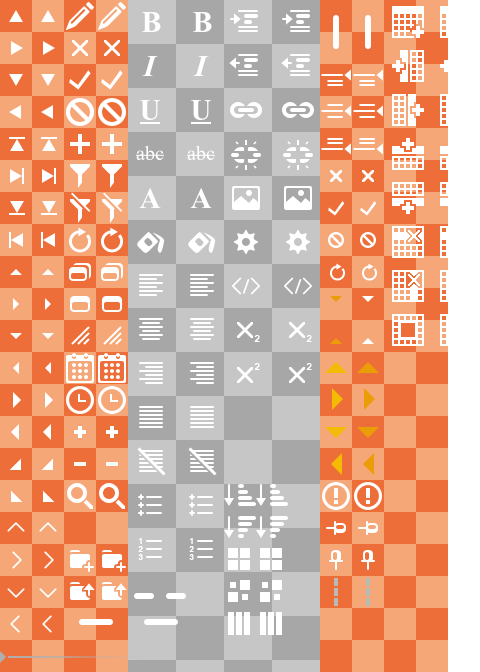
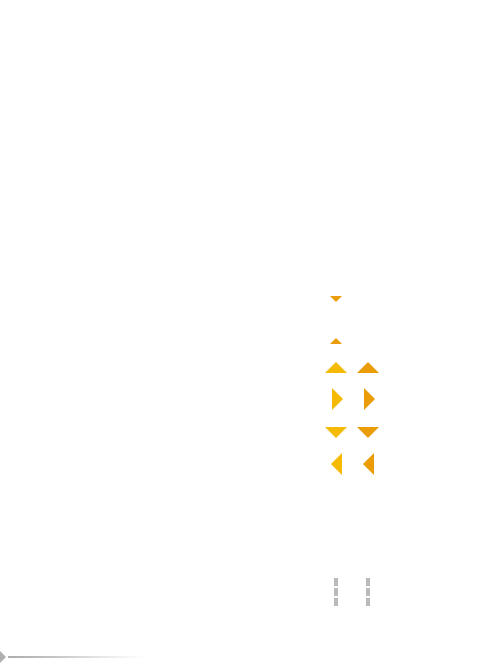
Two versions of the same layered image (480x672). Layer-by-layer changes:
painted on "table hover" over [440, 14, 448, 344]
painted on "table" over [392, 14, 424, 344]
hid "Layer 5 copy" over [224, 0, 320, 672]
hid "Layer 5" over [128, 0, 224, 672]
hid "Layer 4" over [0, 0, 448, 672]
hid "Layer 1" over [0, 0, 384, 672]
